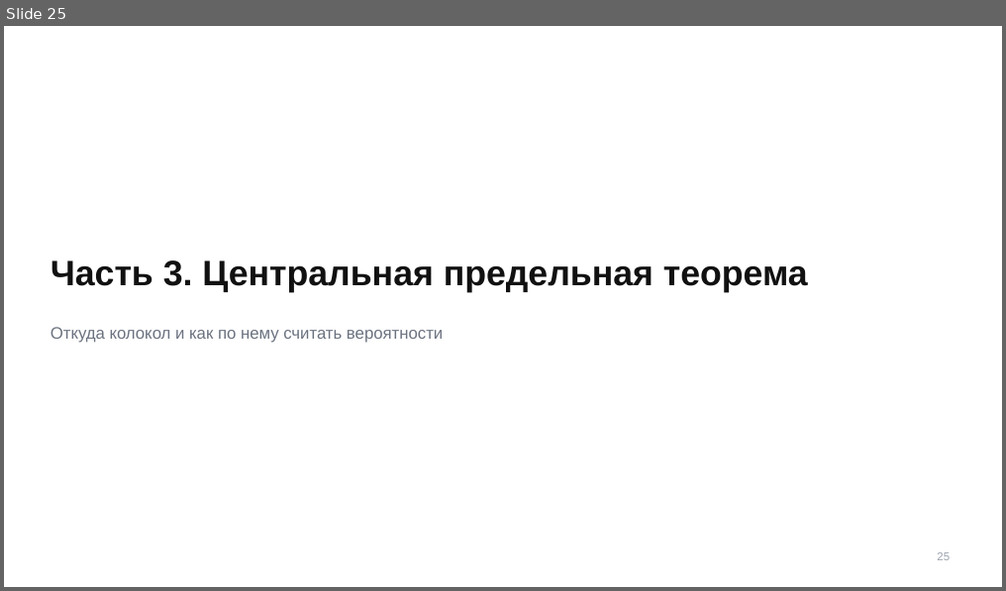
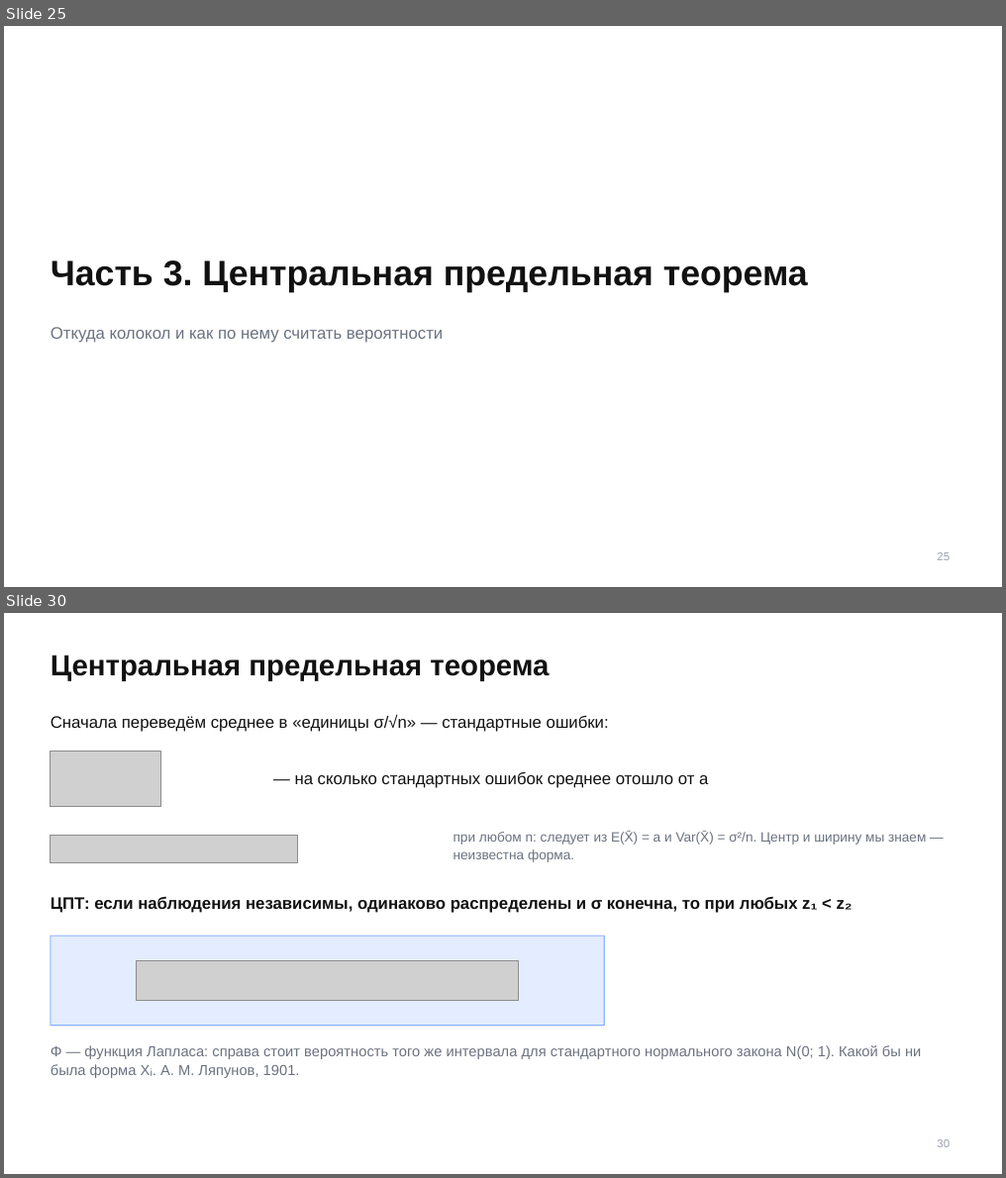
Before and after one commit to TheTonyPub/probability-theory-2026, a slide deck: lectures/07_lln-clt.pptx. Shown one above the other, each under a label of ours: slide 25 before the commit, slides 25 and 30 after it; the slides between them are not shown. The pictures are 1006x591 and 1006x1178 pixels, drawn with LibreOffice and Linux fonts; fonts in the diff are those of the drawing; grey boxes stand for pictures. Boxes give left, top, right and bottom in pixels: in the first picture for what was removed or moved away, otherwise in the second. Text is boxed around its words. In the diff, an @@ line names an element or a change of style, - is before the commit and + after.

```diff
--- a/lectures/07_lln-clt.pptx
+++ b/lectures/07_lln-clt.pptx
@@ slide 30 added at [4, 613, 1002, 1174], background #FFFFFF @@
@@ text added at [51, 655, 548, 681], 28 pt, text #111111, bold @@
+Центральная предельная теорема
@@ text added at [51, 714, 609, 732], 16 pt, text #111111 @@
+Сначала переведём среднее в «единицы σ/√n» — стандартные ошибки:
@@ picture added at [51, 752, 160, 807] @@
@@ text added at [295, 772, 708, 788], 16 pt, text #111111 @@
+— на сколько стандартных ошибок среднее отошло от a
@@ picture added at [51, 836, 298, 863] @@
@@ text added at [453, 831, 926, 862], 13 pt, text #6B7280 @@
+при любом n: следует из E(X̄) = a и Var(X̄) = σ²/n. Центр и ширину мы знаем — неизвестна форма.
@@ text added at [51, 896, 852, 913], 16 pt, text #111111, bold @@
+ЦПТ: если наблюдения независимы, одинаково распределены и σ конечна, то при любых z₁ < z₂
@@ rectangle added at [51, 936, 604, 1026], fill #1F6BFF at 12% opacity, outline #1F6BFF 1 pt @@
@@ picture added at [137, 960, 519, 1001] @@
@@ text added at [51, 1046, 921, 1078], 14 pt, text #6B7280 @@
+Φ — функция Лапласа: справа стоит вероятность того же интервала для стандартного нормального закона N(0; 1). Какой бы ни была форма Xᵢ. А. М. Ляпунов, 1901.
@@ text added at [937, 1140, 949, 1148], 11 pt, text #9CA3AF @@
+30
```
Also in this commit, not shown: 10 slides changed, 2 other slides added, 2 slides removed, 1 other file.
